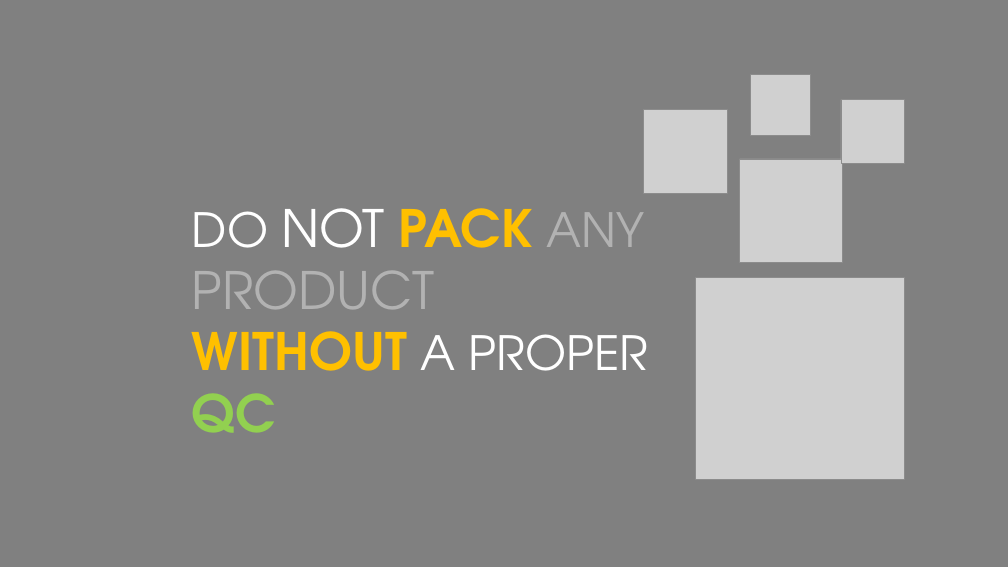
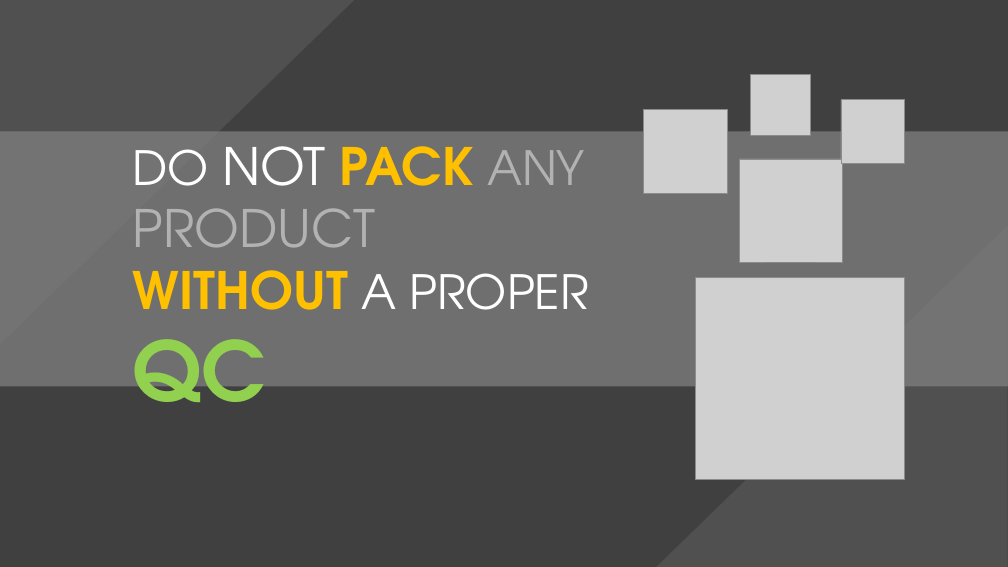
Before and after one commit to ejavier8205/Dashboard, a slide deck: slide 5 of images/slides/Powerpoint/Dashboard Pictures (landscape).pptx (slide 9 before the commit). Drawn at 1008x567 pixels with LibreOffice and Linux fonts; fonts in the diff are those of the drawing; grey boxes stand for pictures. Boxes give left, top, right and bottom in pixels: in the first picture for what was removed or moved away, otherwise in the second. Text is boxed around its words. In the diff, an @@ line names an element or a change of style, - is before the commit and + after.

```diff
--- a/images/slides/Powerpoint/Dashboard Pictures (landscape).pptx
+++ b/images/slides/Powerpoint/Dashboard Pictures (landscape).pptx
@@ background #808080 to #404040 @@
@@ triangle added at (0, 0, 354, 344), fill #808080 at 25% opacity @@
@@ rectangle added at (0, 131, 1008, 387), fill #FFFFFF at 25% opacity @@
@@ text "DO NOT PACK ANY": place and size @@
-text "DO NOT PACK ANY" at (192, 208, 648, 433)
+text "DO NOT PACK ANY" at (133, 129, 589, 435)
@@ triangle added at (653, 225, 1007, 567), fill #808080 at 25% opacity @@
@@ text at (133, 270, 589, 435): size 72 to 115 pt in "QC" @@
```
Also in this commit, not shown: 5 other slides changed, 8 slides removed, 8 other files.
